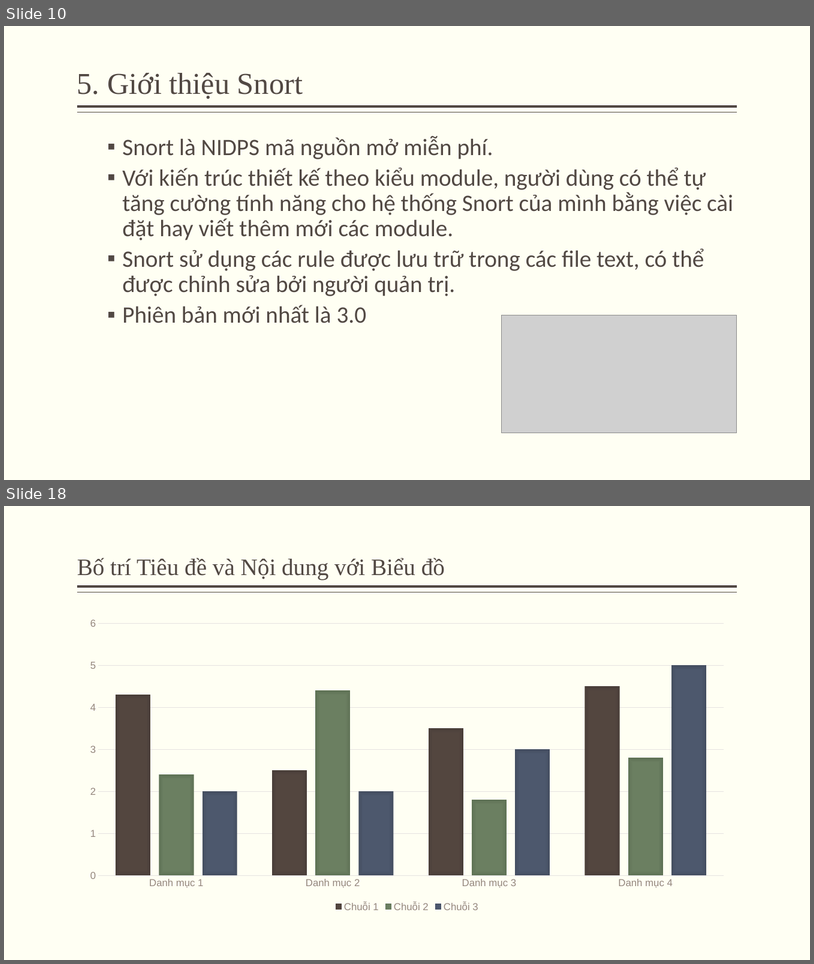
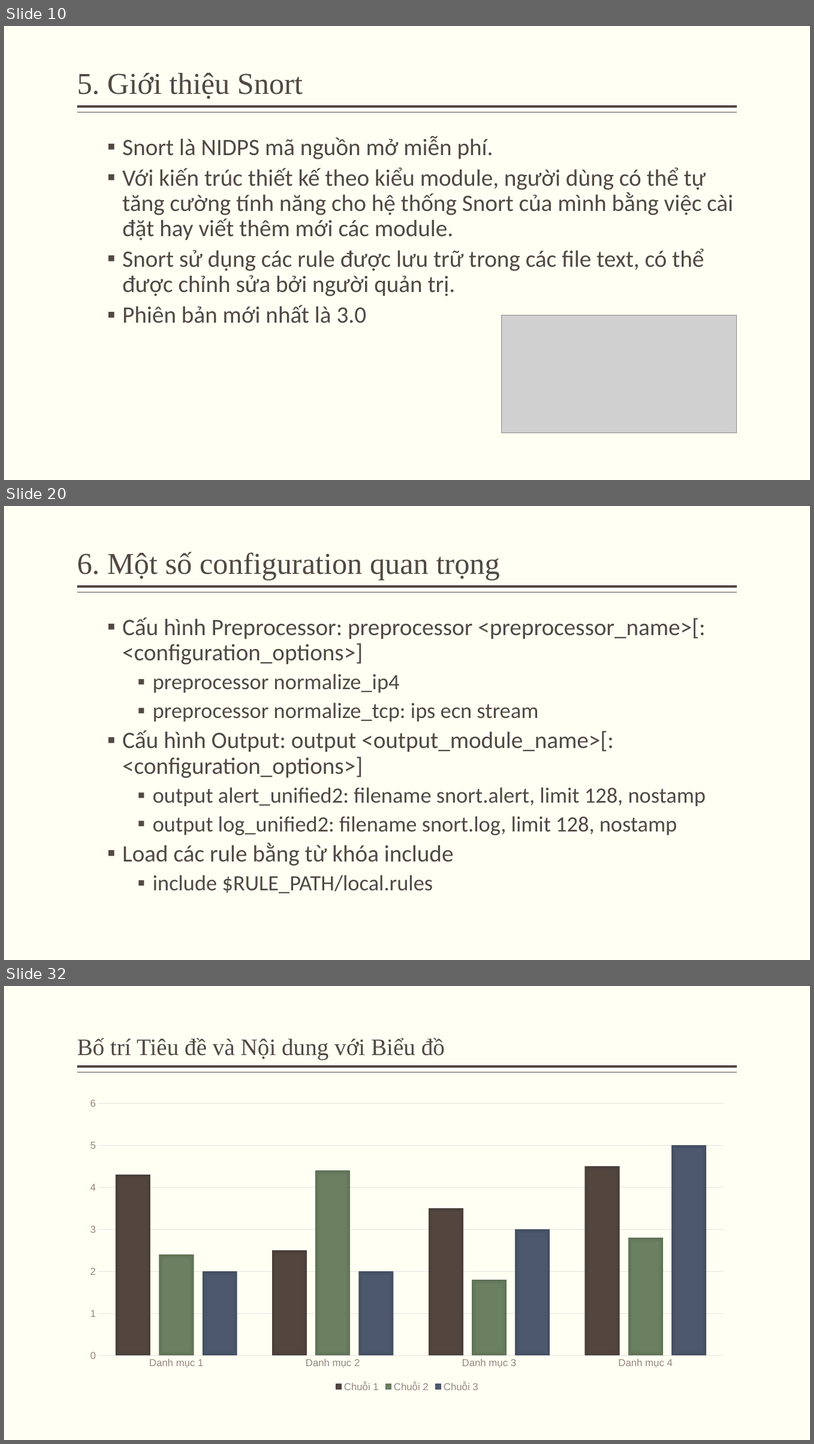
Before and after one commit to minhquan1418/do_an_ATMNC, a slide deck: silde.pptx. Shown one above the other, each under a label of ours: slides 10 and 18 before the commit, slides 10, 20 and 32 after it; the slides between them are not shown. The pictures are 814x964 and 814x1444 pixels, drawn with LibreOffice and Linux fonts; fonts in the diff are those of the drawing; grey boxes stand for pictures. Boxes give left, top, right and bottom in pixels: in the first picture for what was removed or moved away, otherwise in the second. Text is boxed around its words. In the diff, an @@ line names an element or a change of style, - is before the commit and + after.

```diff
--- a/silde.pptx
+++ b/silde.pptx
@@ slide 20 added at [4,506,810,960], background #FFFFF3; not listed: 2 template elements that a slide beside it also shows @@
@@ title added at [77,552,500,580], 36 pt, text #514843 @@
+6. Một số configuration quan trọng
@@ text added at [122,617,707,893], 26 pt, text #514843 @@
+  ▪ Cấu hình Preprocessor: preprocessor <preprocessor_name>[: <configuration_options>]
+    ▪ preprocessor normalize_ip4
+    ▪ preprocessor normalize_tcp: ips ecn stream
+  ▪ Cấu hình Output: output <output_module_name>[: <configuration_options>]
+    ▪ output alert_unified2: filename snort.alert, limit 128, nostamp
+    ▪ output log_unified2: filename snort.log, limit 128, nostamp
+  ▪ Load các rule bằng từ khóa include
+    ▪ include $RULE_PATH/local.rules
@@ what was slide 18 is now slide 32 @@
```
Also in this commit, not shown: 3 slides changed, 17 other slides added, 4 slides removed, 1 other file.
